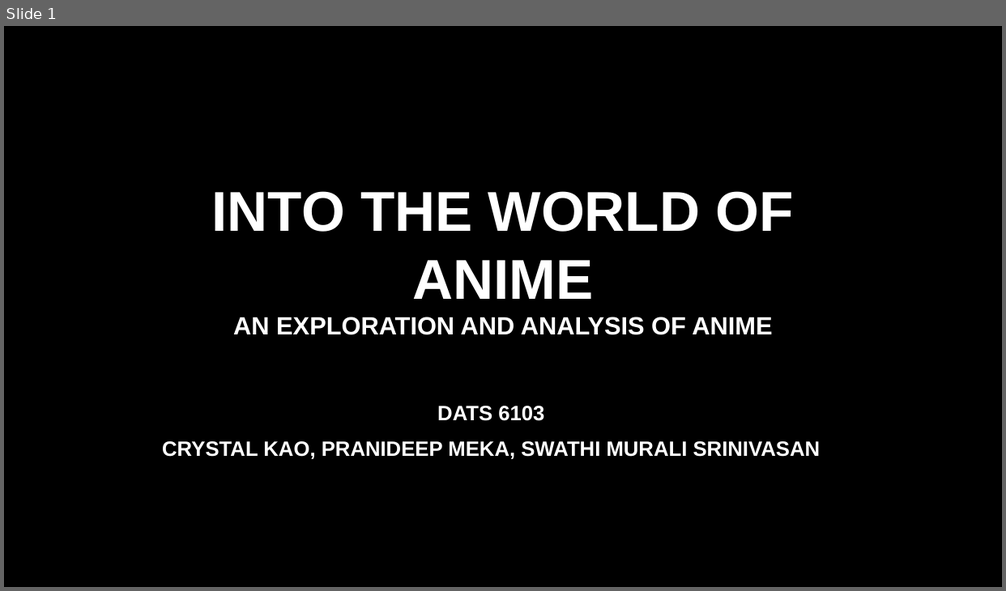
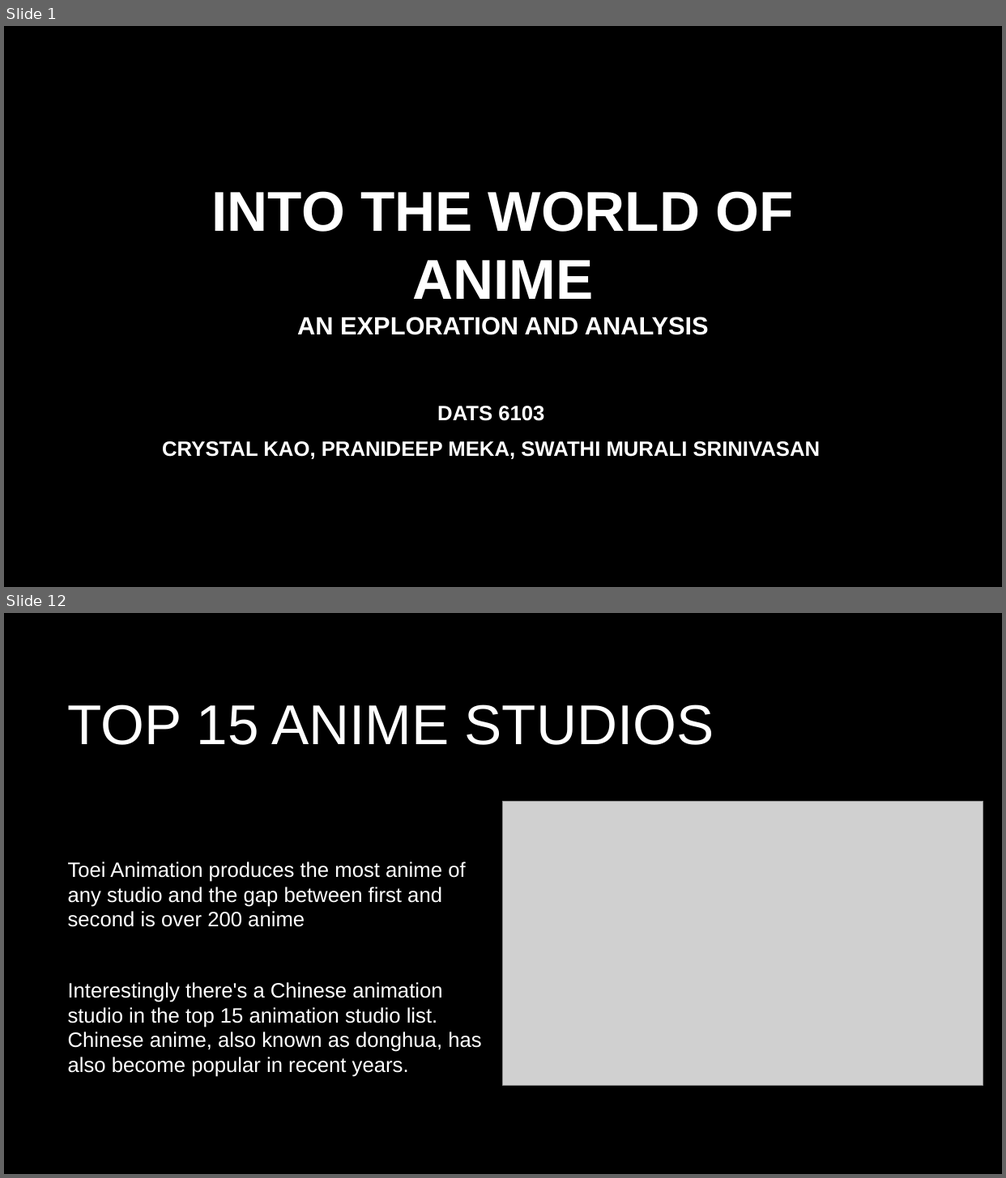
Before and after one commit to SwathiMurali/DATS-6103-T4, a slide deck: Anime_Presentation.pptx. Shown one above the other, each under a label of ours: slide 1 before the commit, slides 1 and 12 after it; the slides between them are not shown. The pictures are 1006x591 and 1006x1178 pixels, drawn with LibreOffice and Linux fonts; fonts in the diff are those of the drawing; grey boxes stand for pictures; background and template pictures are left out. Boxes give left, top, right and bottom in pixels: in the first picture for what was removed or moved away, otherwise in the second. Text is boxed around its words. In the diff, an @@ line names an element or a change of style, - is before the commit and + after.

Commit message:
Updated anime presentation

```diff
--- a/Anime_Presentation.pptx
+++ b/Anime_Presentation.pptx
@@ slide 12 added at bbox=[4, 613, 1002, 1174], background picture (left out) @@
@@ title added at bbox=[68, 705, 714, 745], 54 pt, text #FFFFFF @@
+TOP 15 ANIME STUDIOS
@@ picture added at bbox=[503, 802, 984, 1085] @@
@@ text added at bbox=[68, 862, 481, 1077], 20 pt, text #FFFFFF @@
+Toei Animation produces the most anime of any studio and the gap between first and second is over 200 anime
+Interestingly there's a Chinese animation studio in the top 15 animation studio list. Chinese anime, also known as donghua, has also become popular in recent years.
@@ slide 1 changed as well @@
@@ title at bbox=[212, 191, 793, 335]: text changed @@
-INTO THE WORLD OF ANIME
-AN EXPLORATION AND ANALYSIS OF ANIME
+INTO THE WORLD OF ANIME
+AN EXPLORATION AND ANALYSIS
```
Also in this commit, not shown: 24 other slides added, 1 slide removed.
